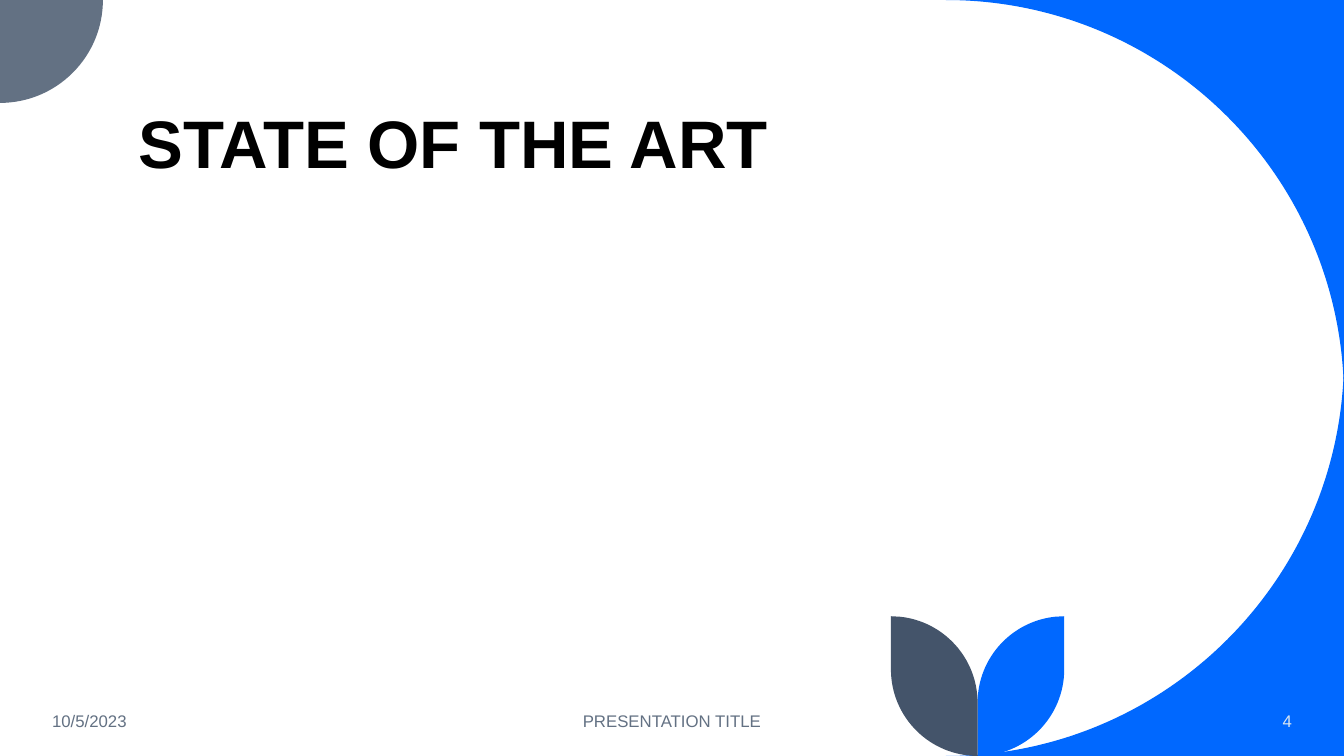
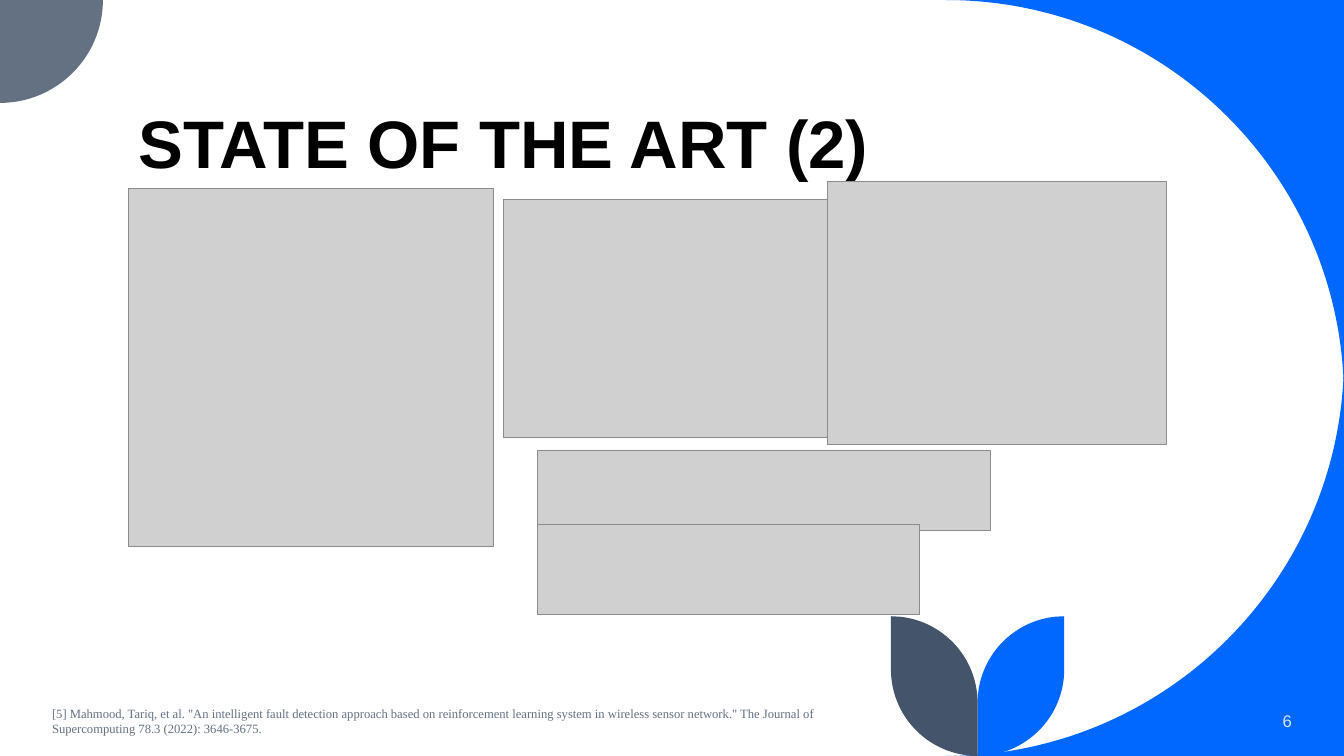
Before and after one commit to BiggusMaximus/Multi-Hop-Q-Learning-LEACH, a slide deck: slide 6 of bimbingan/Bimbingan 1.pptx (slide 4 before the commit). Drawn at 1344x756 pixels with LibreOffice and Linux fonts; fonts in the diff are those of the drawing; grey boxes stand for pictures. Boxes give left, top, right and bottom in pixels: in the first picture for what was removed or moved away, otherwise in the second. Text is boxed around its words. In the diff, an @@ line names an element or a change of style, - is before the commit and + after.

```diff
--- a/bimbingan/Bimbingan 1.pptx
+++ b/bimbingan/Bimbingan 1.pptx
@@ title at (x1=139, y1=119, x2=868, y2=181): text changed @@
-STATE OF THE ART
+STATE OF THE ART (2)
@@ picture added at (x1=129, y1=189, x2=494, y2=547) @@
@@ picture added at (x1=503, y1=200, x2=827, y2=438) @@
@@ picture added at (x1=828, y1=181, x2=1167, y2=445) @@
@@ picture added at (x1=537, y1=451, x2=991, y2=530) @@
@@ picture added at (x1=537, y1=524, x2=920, y2=615) @@
@@ text at (x1=52, y1=709, x2=814, y2=736): text changed; size 12 to 9 pt; font Arial to Times New Roman @@
-10/5/2023
+[5] Mahmood, Tariq, et al. "An intelligent fault detection approach based on reinforcement learning system in wireless sensor network." The Journal of Supercomputing 78.3 (2022): 3646-3675.
@@ text removed at (x1=583, y1=715, x2=761, y2=727) @@
-PRESENTATION TITLE
@@ page number at (x1=1283, y1=715, x2=1292, y2=727): text changed @@
-4
+6
```
Also in this commit, not shown: 3 other slides changed, 4 slides added, 2 slides removed, 52 other files.
